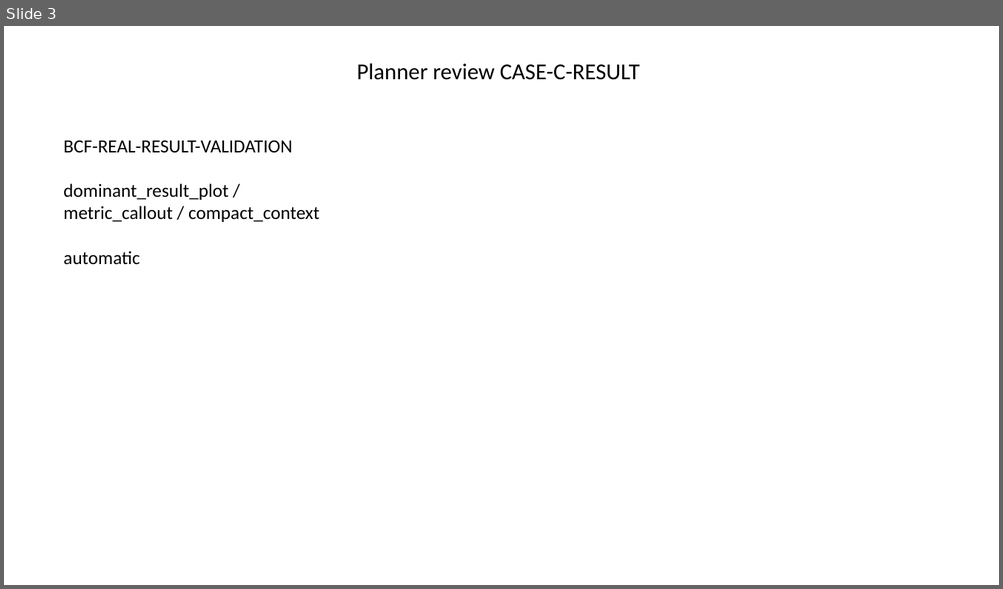
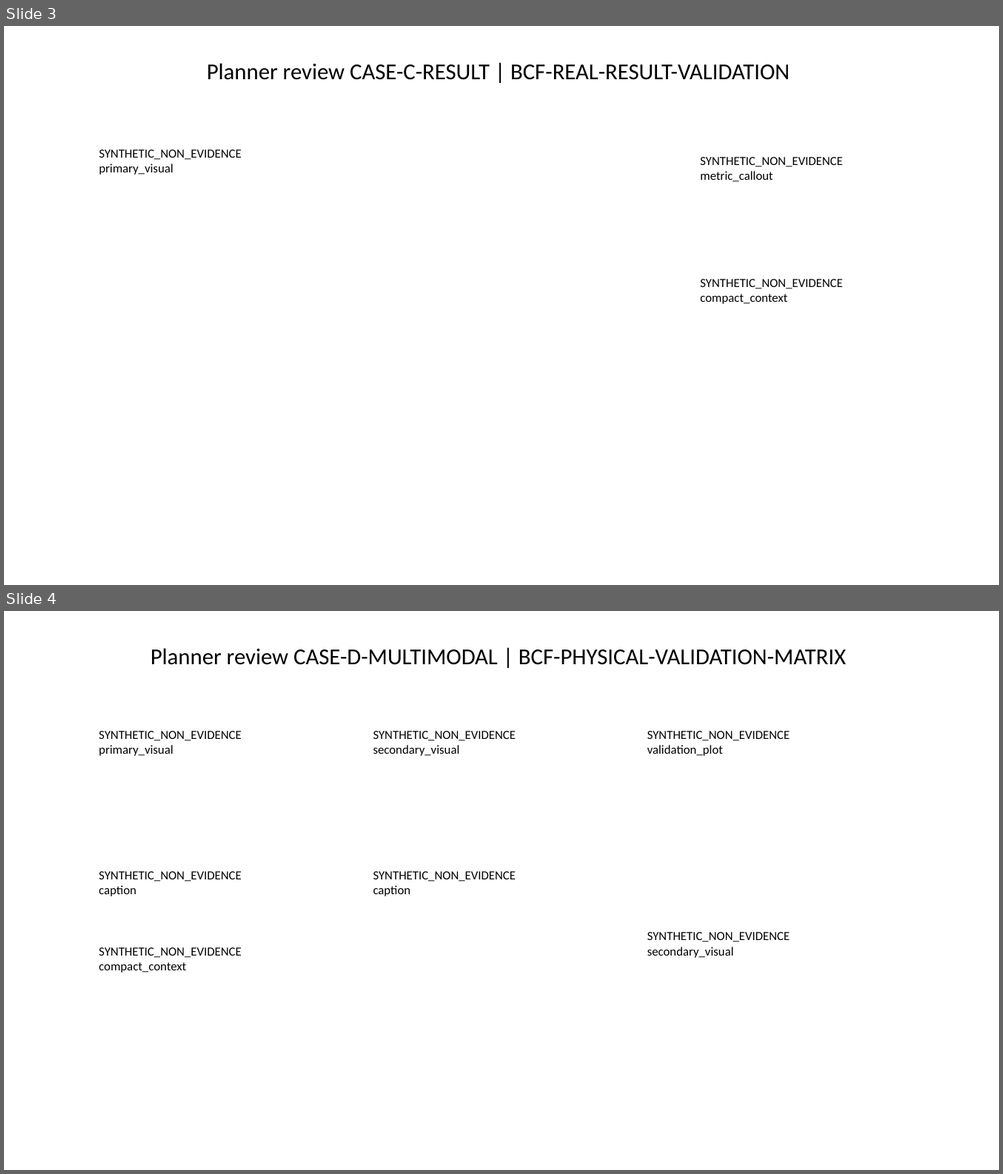
Before and after one commit to Gary0915/AI-Research-SKILLs, a slide deck: thesis-deck-system/artifacts/phase3/planner-composition-candidate-review.pptx. Shown one above the other, each under a label of ours: slide 3 before the commit, slides 3 and 4 after it. The pictures are 1003x589 and 1003x1174 pixels, drawn with LibreOffice and Linux fonts; fonts in the diff are those of the drawing. Boxes give left, top, right and bottom in pixels: in the first picture for what was removed or moved away, otherwise in the second. Text is boxed around its words. In the diff, an @@ line names an element or a change of style, - is before the commit and + after.

Commit message:
phase3: realize planner physical review core

```diff
--- a/thesis-deck-system/artifacts/phase3/planner-composition-candidate-review.pptx
+++ b/thesis-deck-system/artifacts/phase3/planner-composition-candidate-review.pptx
@@ slide 4 added at [4,611,999,1170], background #FFFFFF @@
@@ title added at [151,648,845,665], 22 pt, text #000000 @@
+Planner review CASE-D-MULTIMODAL | BCF-PHYSICAL-VALIDATION-MATRIX
@@ text added at [99,731,242,756], 12 pt, text #000000 @@
+SYNTHETIC_NON_EVIDENCE
+primary_visual
@@ text added at [373,731,516,756], 12 pt, text #000000 @@
+SYNTHETIC_NON_EVIDENCE
+secondary_visual
@@ text added at [647,731,790,756], 12 pt, text #000000 @@
+SYNTHETIC_NON_EVIDENCE
+validation_plot
@@ text added at [99,871,242,897], 12 pt, text #000000 @@
+SYNTHETIC_NON_EVIDENCE
+caption
@@ text added at [373,871,516,897], 12 pt, text #000000 @@
+SYNTHETIC_NON_EVIDENCE
+caption
@@ text added at [647,932,790,958], 12 pt, text #000000 @@
+SYNTHETIC_NON_EVIDENCE
+secondary_visual
@@ text added at [99,948,242,973], 12 pt, text #000000 @@
+SYNTHETIC_NON_EVIDENCE
+compact_context
@@ slide 3 changed as well @@
@@ title at [207,63,789,80]: text changed @@
-Planner review CASE-C-RESULT
+Planner review CASE-C-RESULT | BCF-REAL-RESULT-VALIDATION
@@ text at [99,150,242,175]: text changed; size 18 to 12 pt @@
-BCF-REAL-RESULT-VALIDATION
-dominant_result_plot / metric_callout / compact_context
-automatic
+SYNTHETIC_NON_EVIDENCE
+primary_visual
@@ text added at [700,157,842,182], 12 pt, text #000000 @@
+SYNTHETIC_NON_EVIDENCE
+metric_callout
@@ text added at [700,279,842,304], 12 pt, text #000000 @@
+SYNTHETIC_NON_EVIDENCE
+compact_context
```
Also in this commit, not shown: 4 other slides changed, 5 other slides added, 5 slides removed, 20 other files.
